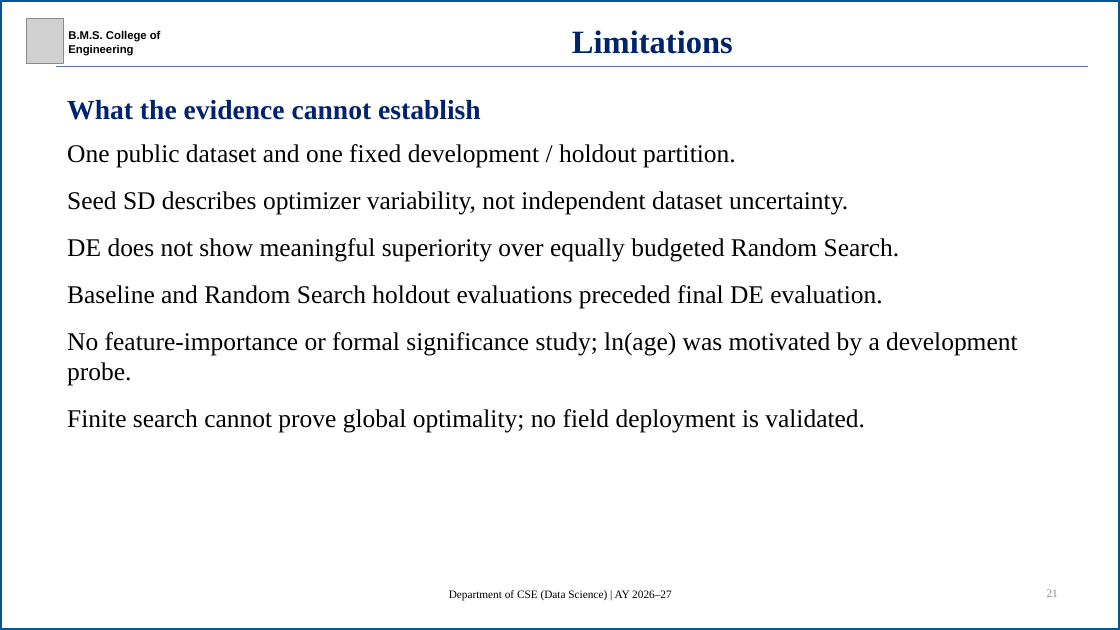
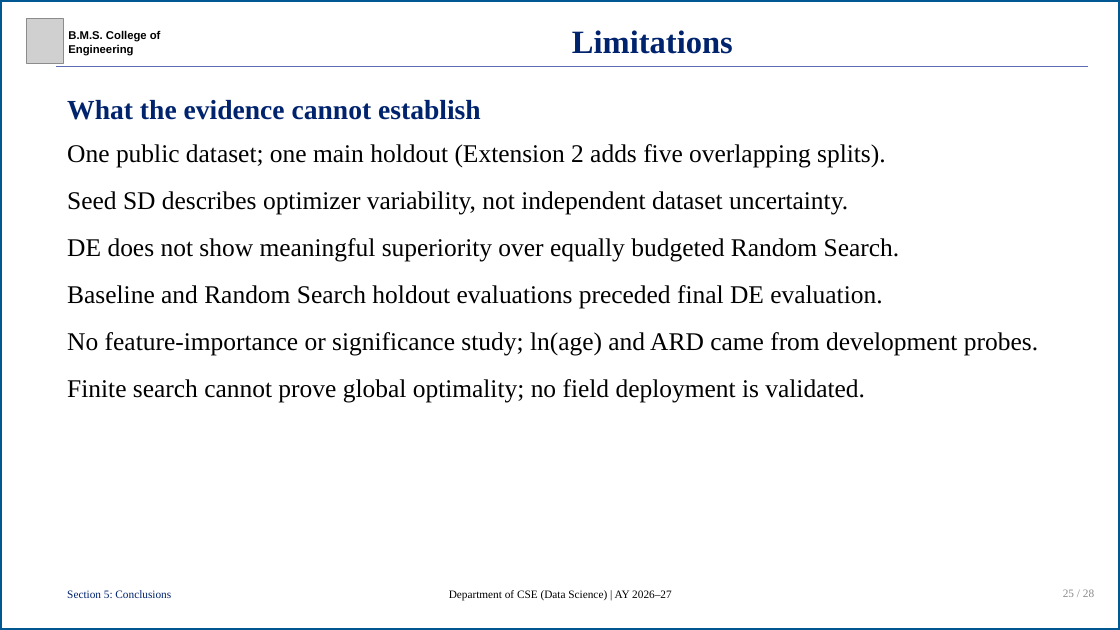
Before and after one commit to R-V-Abhishek/concrete-strength-de-svr, a slide deck: slide 25 of presentation/concrete-strength-de-svr-presentation.pptx (slide 21 before the commit). Drawn at 1120x630 pixels with LibreOffice and Linux fonts; fonts in the diff are those of the drawing; grey boxes stand for pictures. Boxes give left, top, right and bottom in pixels: in the first picture for what was removed or moved away, otherwise in the second. Text is boxed around its words. In the diff, an @@ line names an element or a change of style, - is before the commit and + after.

```diff
--- a/presentation/concrete-strength-de-svr-presentation.pptx
+++ b/presentation/concrete-strength-de-svr-presentation.pptx
@@ text at <box>67,144,886,168</box>: text changed @@
-One public dataset and one fixed development / holdout partition.
+One public dataset; one main holdout (Extension 2 adds five overlapping splits).
@@ text at <box>67,332,1038,356</box>: text changed @@
-No feature-importance or formal significance study; ln(age) was motivated by a development probe.
+No feature-importance or significance study; ln(age) and ARD came from development probes.
@@ text added at <box>67,590,171,598</box>, 16 pt, text #00236E @@
+Section 5: Conclusions
@@ text at <box>1063,589,1094,597</box>: text changed @@
-21
+25 / 28
```
Also in this commit, not shown: 23 other slides changed, 4 slides added, 19 other files.
